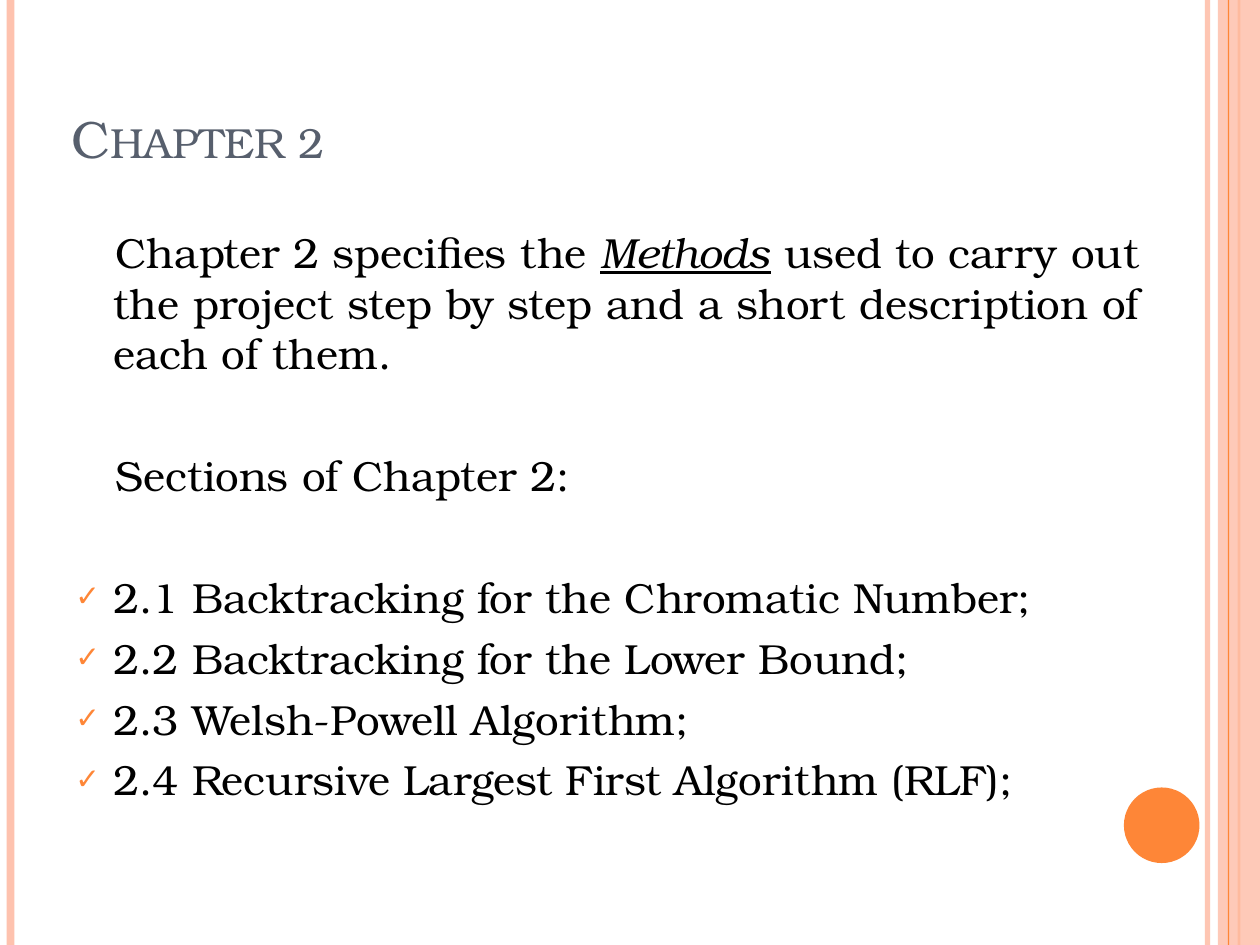
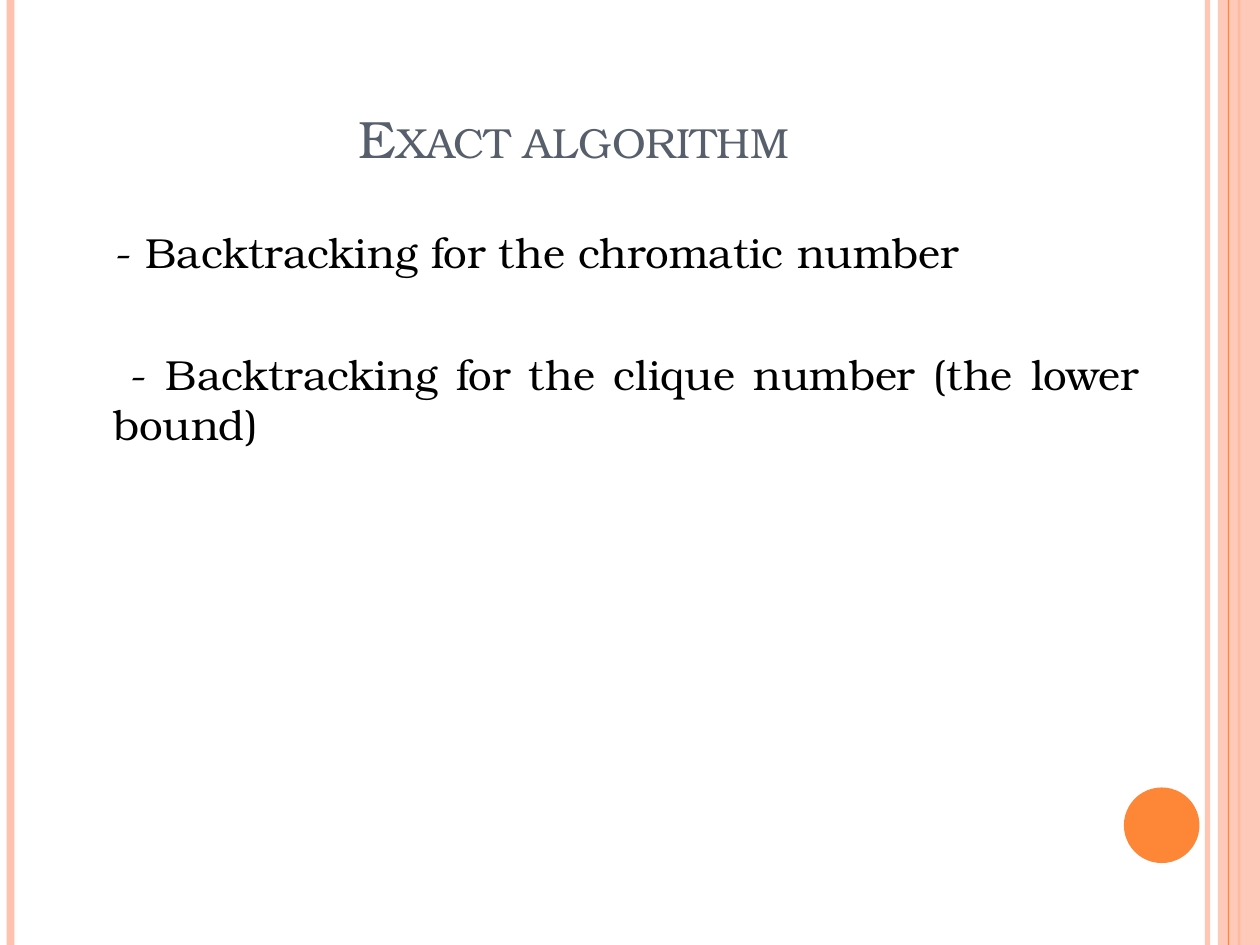
Before and after one commit to manhddftu/Project1.1-Phase3, a slide deck: slide 5 of pres3.pptx. Drawn at 1260x945 pixels with LibreOffice and Linux fonts; fonts in the diff are those of the drawing. Boxes give left, top, right and bottom in pixels: in the first picture for what was removed or moved away, otherwise in the second. Text is boxed around its words. In the diff, an @@ line names an element or a change of style, - is before the commit and + after.

```diff
--- a/pres3.pptx
+++ b/pres3.pptx
@@ title at [524,129,789,159]: text changed @@
-Chapter 2
+Exact algorithm
@@ text at [113,237,1139,447]: text changed @@
-Chapter 2 specifies the Methods used to carry out the project step by step and a short description of each of them.
-Sections of Chapter 2:
-✓ 2.1 Backtracking for the Chromatic Number;
-✓ 2.2 Backtracking for the Lower Bound;
-✓ 2.3 Welsh-Powell Algorithm;
-✓ 2.4 Recursive Largest First Algorithm (RLF);
+- Backtracking for the chromatic number
+- Backtracking for the clique number (the lower bound)
```
Also in this commit, not shown: 4 other slides changed, 4 slides added, 4 slides removed.
